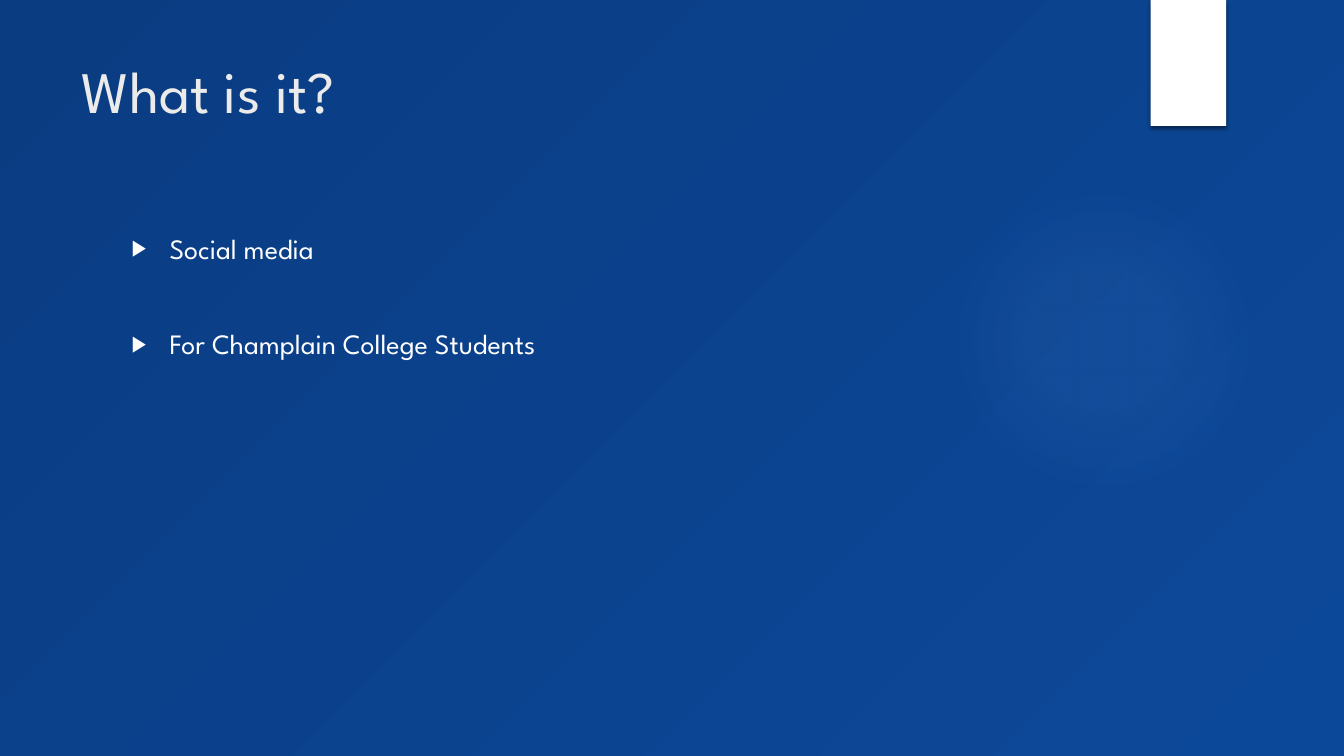
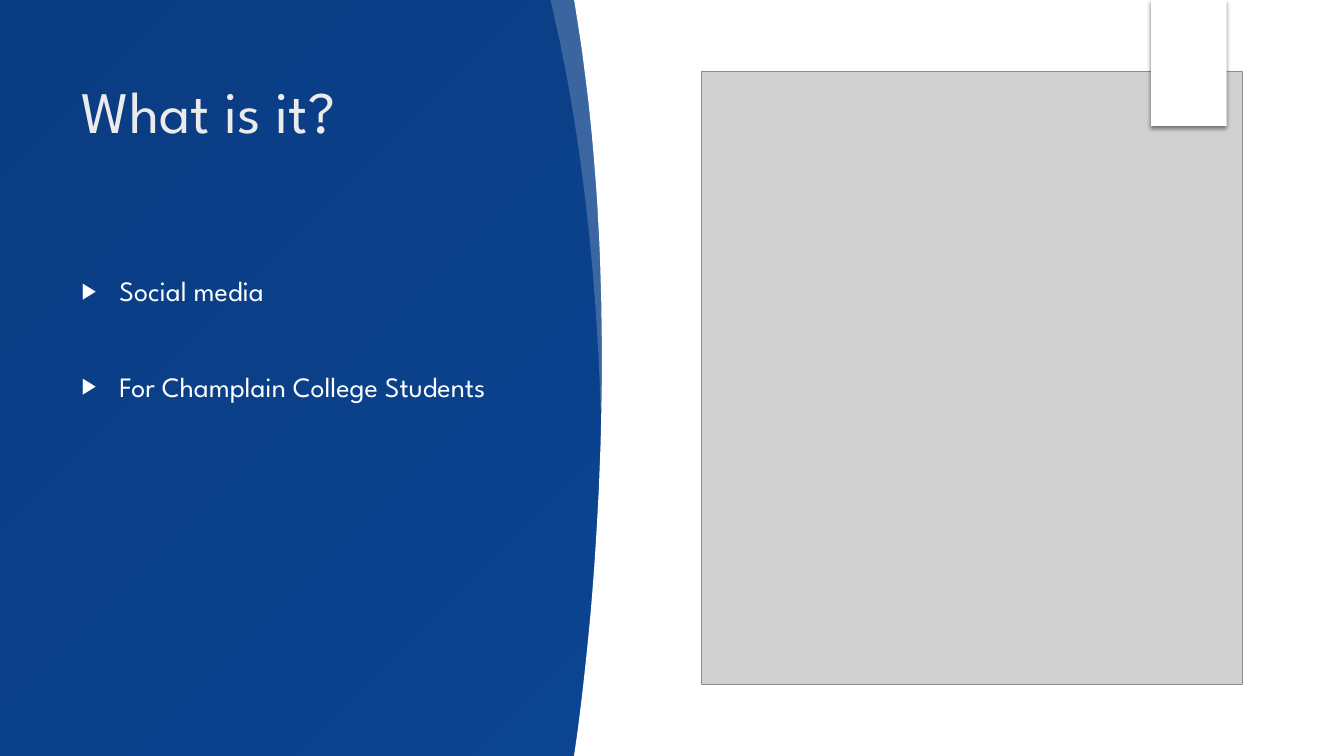
Before and after one commit to superDeano/Moody-app, a slide deck: slide 2 of Documentation/Moods-final.pptx. Drawn at 1344x756 pixels with LibreOffice and Linux fonts; fonts in the diff are those of the drawing; grey boxes stand for pictures; background and template pictures are left out. Boxes give left, top, right and bottom in pixels: in the first picture for what was removed or moved away, otherwise in the second. Text is boxed around its words. In the diff, an @@ line names an element or a change of style, - is before the commit and + after.

Commit message:
Powerpoint is lit
Added pictures, design, and my slides

```diff
--- a/Documentation/Moods-final.pptx
+++ b/Documentation/Moods-final.pptx
@@ freeform shape added at [551, 0, 612, 409], fill #FFFFFF at 20% opacity @@
@@ freeform shape added at [574, 0, 722, 756], fill #FFFFFF @@
@@ rectangle added at [671, 0, 1344, 756], fill #FFFFFF @@
@@ rectangle added at [1151, 0, 1227, 126], fill #FFFFFF @@
@@ title "What is it?": place and size @@
-title "What is it?" at [81, 72, 335, 114]
+title "What is it?" at [82, 92, 336, 134]
@@ picture added at [702, 72, 1243, 685] @@
@@ ellipse removed at [949, 185, 1259, 495] @@
@@ text "Social media": place and size @@
-text "Social media" at [170, 239, 535, 360]
+text "Social media" at [119, 281, 485, 403]
```
Also in this commit, not shown: 5 other slides changed, 5 slides added, 2 slides removed.
